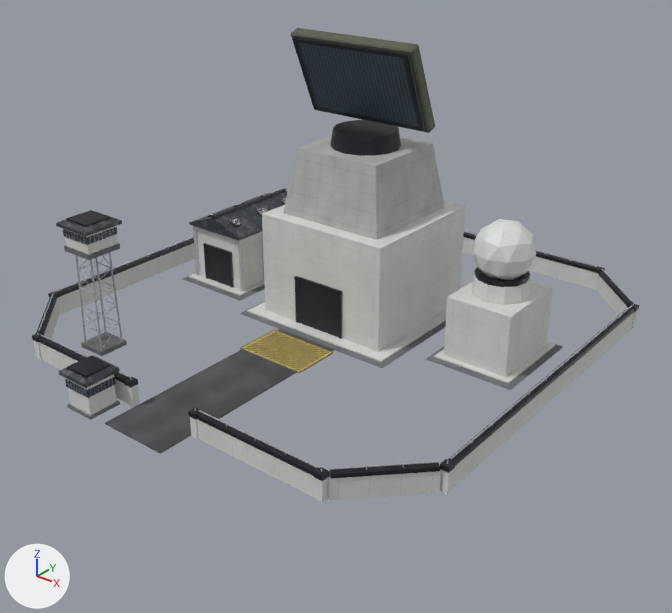
The glTF model Models/abm_radar_lvl2.glb as it was, and as the next commit left it.
Camera for both pictures: a camera (50 mm lens) standing at (80.2, -101.2, 65.0) and looking at (3.8, -5.8, 5.8). The axes (+X, +Y, +Z) are drawn at lower left. The lights are the same throughout. The picture after the commit comes second. Vertices at exactly the same position are counted once.

In view in the first picture: 'RAD_L2_Asphalt', 'RAD_L2_ConcDark', 'RAD_L2_ConcLight', 'RAD_L2_ConcMid', 'RAD_L2_DoorCorr', 'RAD_L2_HatchZone', 'RAD_L2_MilOlive', 'RAD_L2_PhasedArray', 'RAD_L2_Radome', 'RAD_L2_RoofCorr', 'RAD_L2_SteelDark', 'RAD_L2_SteelTruss' and 2 more.
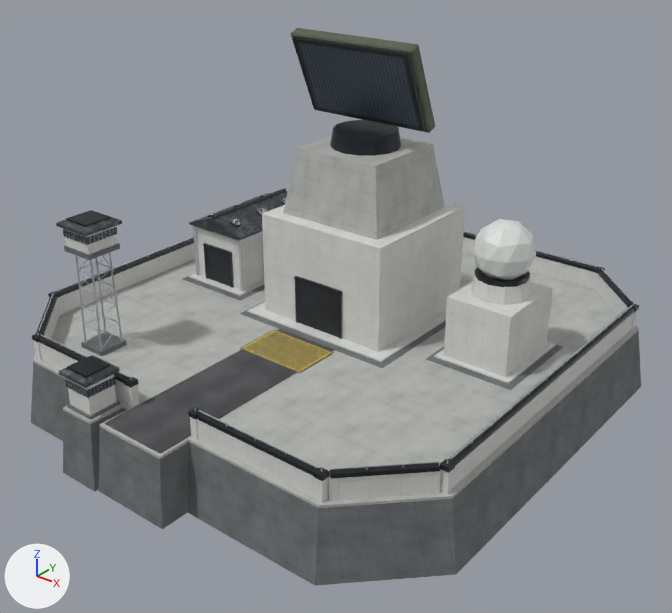
Diff of the bpy script that builds the scene:
```diff
--- a/Models/abm_radar_lvl2.glb.py
+++ b/Models/abm_radar_lvl2.glb.py
@@ me_rad_l2_concdark_007 @@
 # used by ob_rad_l2_concdark; location = (0.0, 0.0, 0.0)
-me_rad_l2_concdark_007.from_pydata(...)  # 48 vertices, 72 faces; spans x -30.9..30.9, y -41.9..19.9, z 0.0..16.0
+me_rad_l2_concdark_007.from_pydata(...)  # 80 vertices, 124 faces; spans x -38.8..38.8, y -43.4..38.8, z -10.0..16.0
+# me_rad_l2_concdark_007 part 1: a new loose piece of 16 vertices spanning x -38.8..38.8, y -38.8..38.8, z -10.0..-0.3, in mat_mat_no_concrete_dark (picture img_tex_no_concrete_dark)
+# me_rad_l2_concdark_007 part 2
+# 16 vertices are added at x -13.1..6.2, y -43.4..-37.2, z -9.9..-0.3
+# 24 new faces join them
 me_rad_l2_concdark_007.materials.append(mat_mat_no_concrete_dark)
@@ me_rad_l2_concmid_007 @@
 # used by ob_rad_l2_concmid; location = (0.0, 0.0, 0.0)
-me_rad_l2_concmid_007.from_pydata(...)  # 8 vertices, 12 faces; spans x -8.8..8.8, y -2.8..14.8, z 16.5..26.5
+me_rad_l2_concmid_007.from_pydata(...)  # 40 vertices, 64 faces; spans x -37.2..37.2, y -42.3..37.2, z -0.3..26.5
+# me_rad_l2_concmid_007 part 3: a new loose piece, a box spanning x -12.6..-7.0, y -42.3..-37.18, z -0.35..0.0, in mat_mat_no_concrete_mid (picture img_tex_no_concrete_mid)
+# me_rad_l2_concmid_007 part 4: a new loose piece, a box spanning x -5.65..5.65, y -41.9..-37.18, z -0.35..0.0, in mat_mat_no_concrete_mid (picture img_tex_no_concrete_mid)
+# me_rad_l2_concmid_007 part 5: a new loose piece of 16 vertices spanning x -37.2..37.2, y -37.2..37.2, z -0.3..0.0, in mat_mat_no_concrete_mid (picture img_tex_no_concrete_mid)
 me_rad_l2_concmid_007.materials.append(mat_mat_no_concrete_mid)
```

Where the change shows, as pixel boxes [x1, y1, x2, y2] in the pictures (672 x 613 px):
'RAD_L2_ConcMid', reshaped (272% wider, 255% taller): before [283, 136, 445, 240]; after [33, 136, 639, 508]
'RAD_L2_ConcDark', reshaped (22% wider, 93% taller): before [64, 243, 563, 420]; after [31, 243, 641, 585]
part 1 of me_rad_l2_concdark_007, added: after [31, 331, 641, 585]
part 2 of me_rad_l2_concdark_007, added: after [63, 408, 189, 529]
part 3 of me_rad_l2_concmid_007, added: after [63, 405, 122, 424]
part 4 of me_rad_l2_concmid_007, added: after [99, 409, 189, 459]
part 5 of me_rad_l2_concmid_007, added: after [33, 252, 639, 508]
